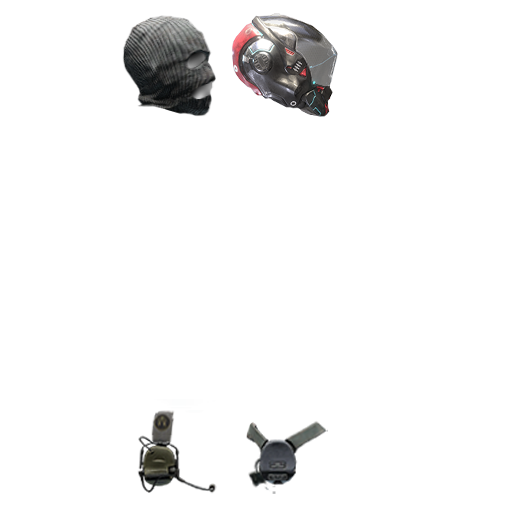
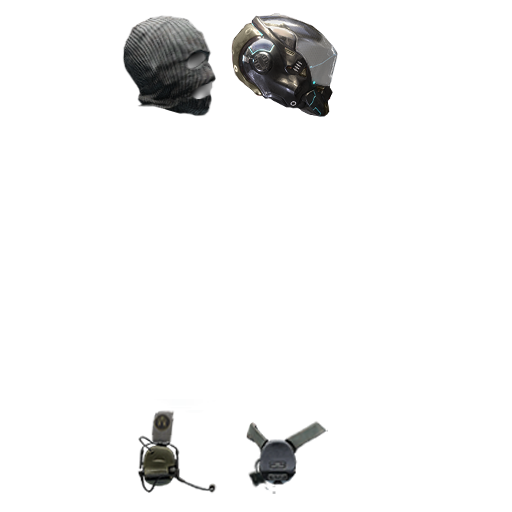
Before/after of a 512×512 layered artwork. What changed in the layer stack:
removed layer "Слой 55" from group "шлем" over [231, 13, 333, 117]
added layer "Слой 58 копия" (multiply, 58%) in group "шлем" over [231, 13, 333, 117]
added layer "Слой 58" in group "шлем" over [231, 13, 333, 117]
